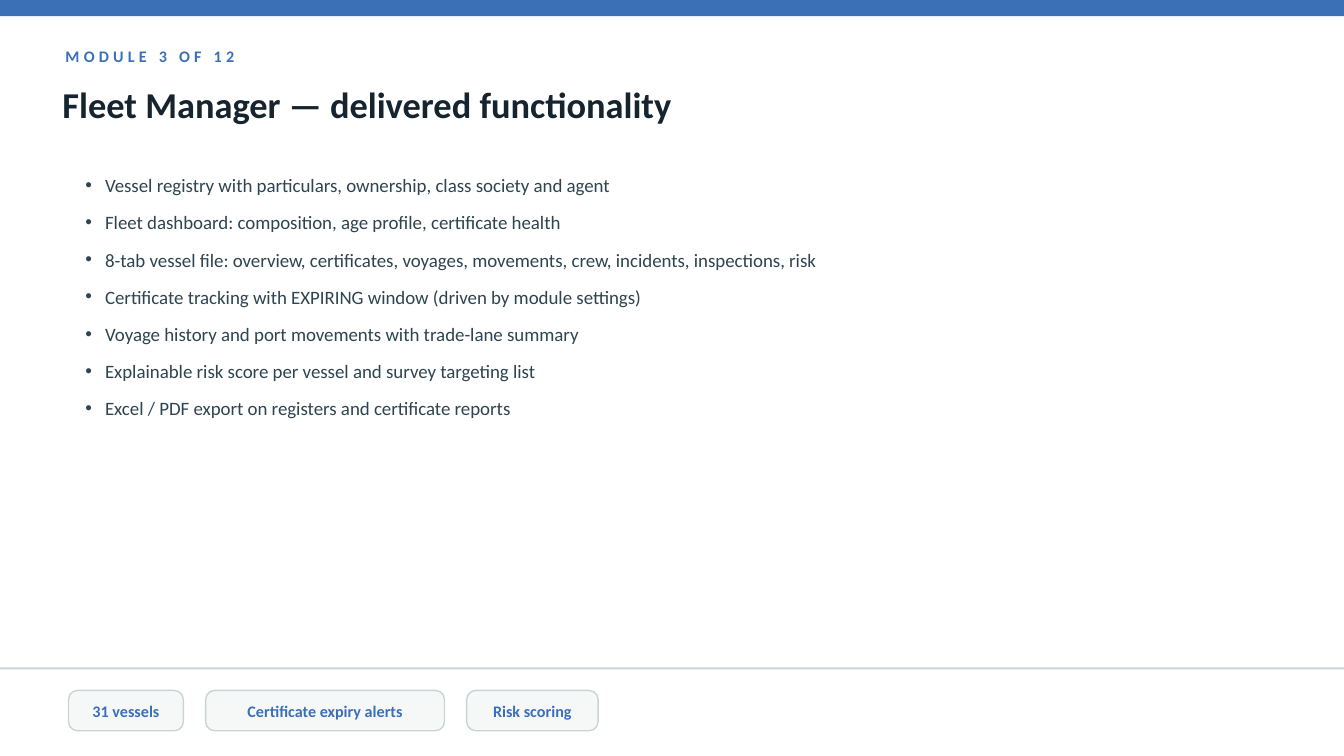
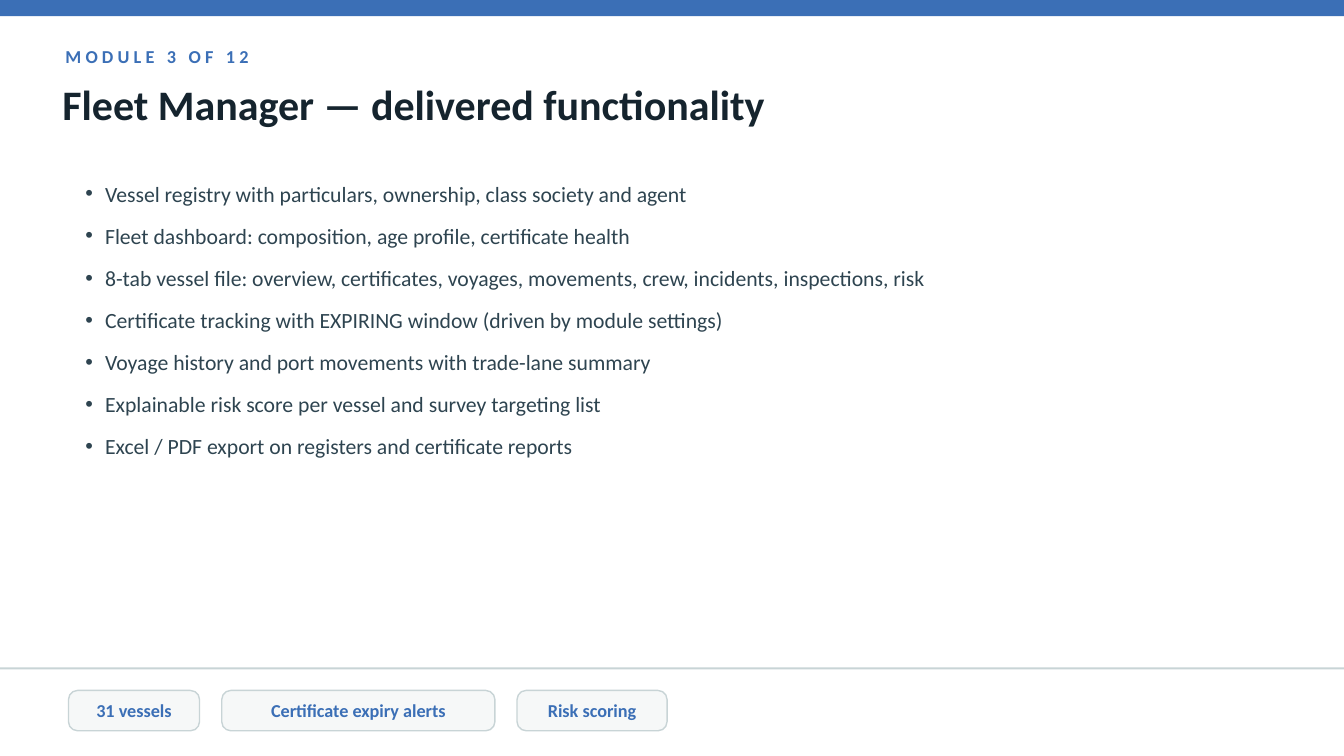
Before and after one commit to mobiliseapplabllp/maritime-project-presentation, a slide deck: slide 8 of dist/mundra-portal-project-presentation.pptx. Drawn at 1344x756 pixels with LibreOffice and Linux fonts; fonts in the diff are those of the drawing. Boxes give left, top, right and bottom in pixels: in the first picture for what was removed or moved away, otherwise in the second. Text is boxed around its words. In the diff, an @@ line names an element or a change of style, - is before the commit and + after.

```diff
--- a/dist/mundra-portal-project-presentation.pptx
+++ b/dist/mundra-portal-project-presentation.pptx
@@ text "Fleet Manager — delivered functionality" at (x1=62, y1=90, x2=764, y2=127): size 26 to 30 pt @@
@@ text "Vessel registry with particulars, ownership, ..." at (x1=105, y1=187, x2=924, y2=458): size 13.5 to 15.5 pt; more space between paragraphs @@
@@ rounded rectangle "31 vessels" resized from (x1=69, y1=691, x2=184, y2=731) to (x1=69, y1=691, x2=200, y2=731) @@
@@ rounded rectangle "Certificate expiry alerts" resized from (x1=206, y1=691, x2=445, y2=731) to (x1=222, y1=691, x2=495, y2=731) @@
@@ size 11.5 to 13 pt in 4 elements at (x1=65, y1=51, x2=249, y2=63), (x1=69, y1=691, x2=200, y2=731), (x1=222, y1=691, x2=495, y2=731), (x1=517, y1=691, x2=667, y2=731) @@
@@ rounded rectangle "Risk scoring" resized from (x1=467, y1=691, x2=598, y2=731) to (x1=517, y1=691, x2=667, y2=731) @@
```
Also in this commit, not shown: 31 other slides changed, 3 other files.
